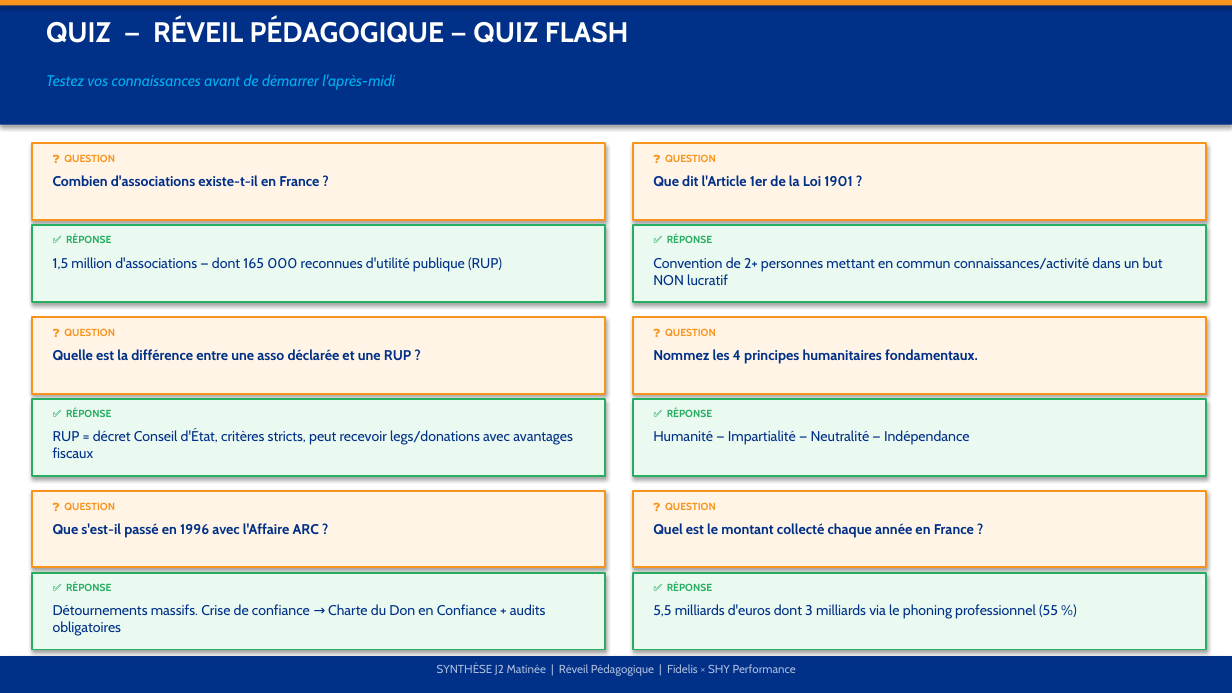
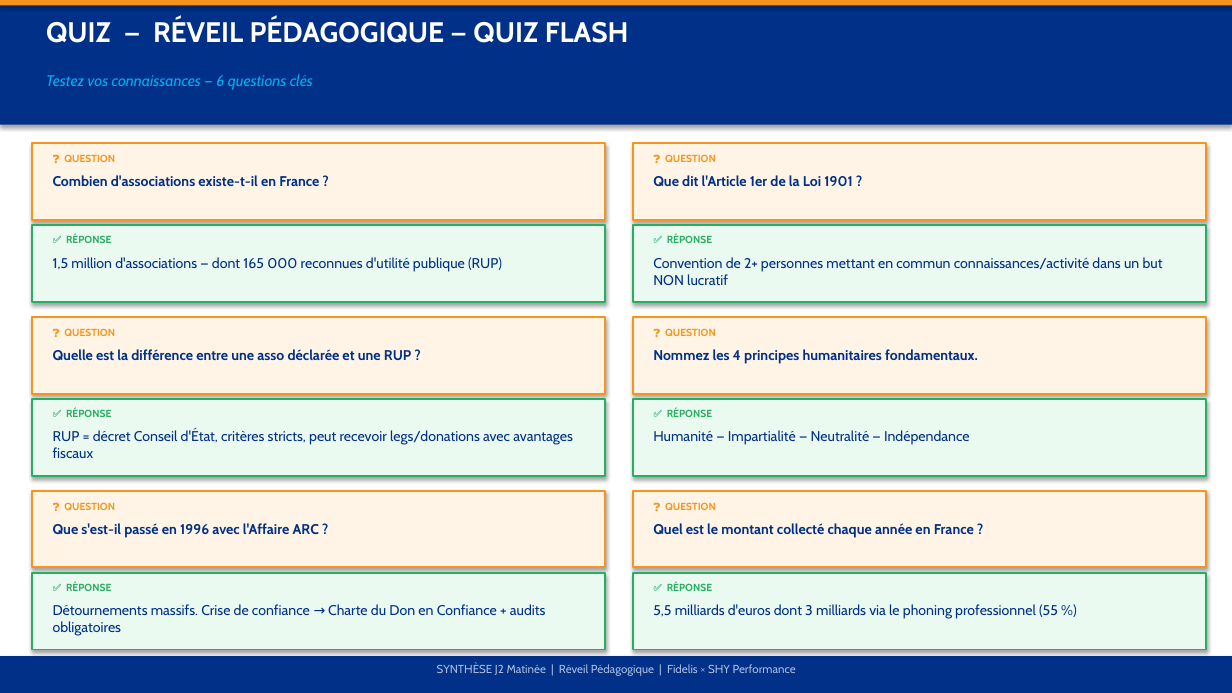
Before and after one commit to madsenfatou-code/fatou, a slide deck: slide 8 of Synthese_J2_Matin_Fidelis.pptx. Drawn at 1232x693 pixels with LibreOffice and Linux fonts; fonts in the diff are those of the drawing. Boxes give left, top, right and bottom in pixels: in the first picture for what was removed or moved away, otherwise in the second. Text is boxed around its words. In the diff, an @@ line names an element or a change of style, - is before the commit and + after.

```diff
--- a/Synthese_J2_Matin_Fidelis.pptx
+++ b/Synthese_J2_Matin_Fidelis.pptx
@@ text at (x1=46, y1=74, x2=313, y2=90): text changed @@
-Testez vos connaissances avant de démarrer l'après-midi
+Testez vos connaissances — 6 questions clés
```
Also in this commit, not shown: 3 other slides changed, 3 other files.
